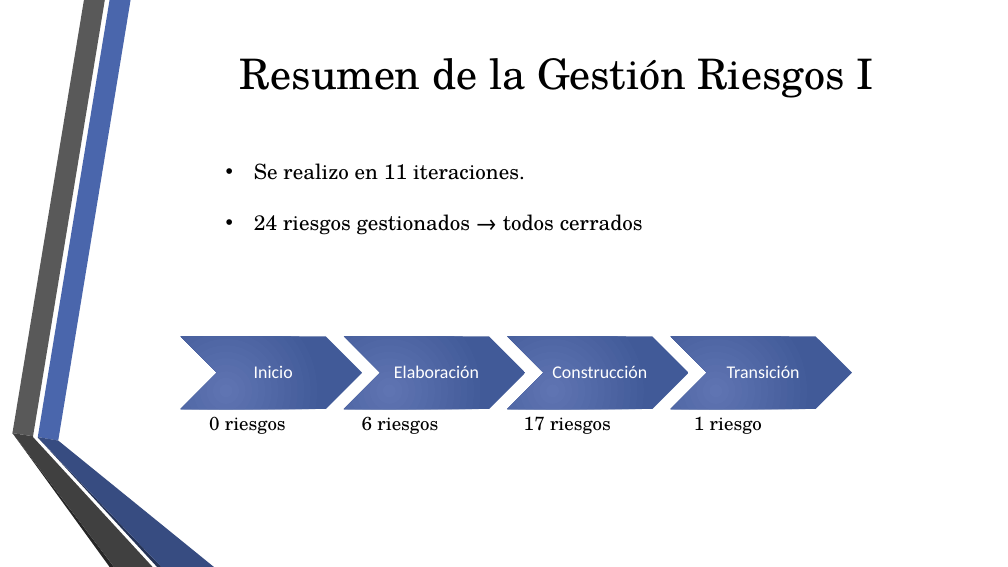
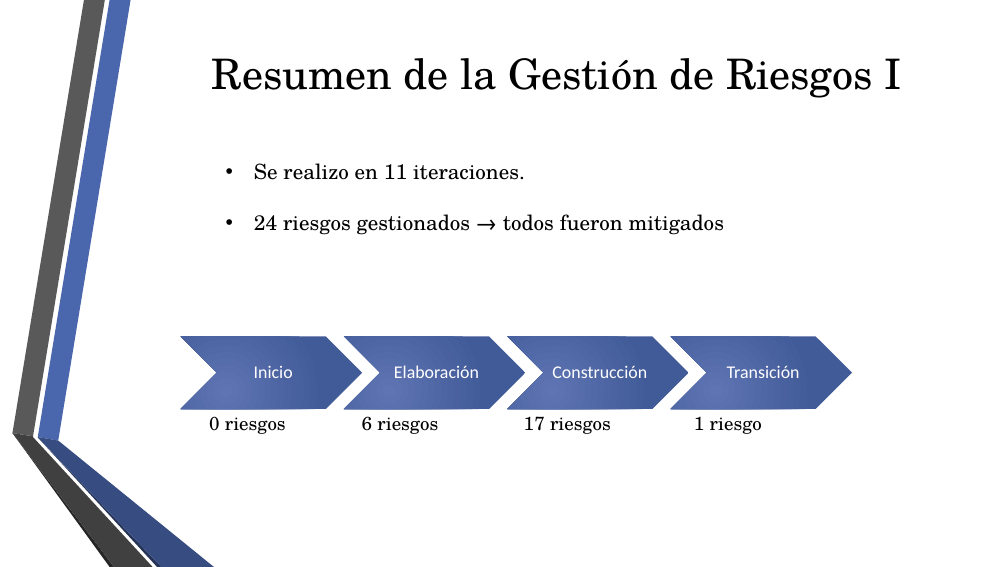
Before and after one commit to fge23/Sistema-VASPA, a slide deck: slide 21 of Presentaciones/Presentación VASPA - Diciembre 2020 - Examen Final/Presentación VASPA - Diciembre 2020 - Examen Final.pptx. Drawn at 1008x567 pixels with LibreOffice and Linux fonts; fonts in the diff are those of the drawing; background and template pictures are left out. Boxes give left, top, right and bottom in pixels: in the first picture for what was removed or moved away, otherwise in the second. Text is boxed around its words. In the diff, an @@ line names an element or a change of style, - is before the commit and + after.

```diff
--- a/Presentaciones/Presentación VASPA - Diciembre 2020 - Examen Final/Presentación VASPA - Diciembre 2020 - Examen Final.pptx
+++ b/Presentaciones/Presentación VASPA - Diciembre 2020 - Examen Final/Presentación VASPA - Diciembre 2020 - Examen Final.pptx
@@ title at [211, 58, 902, 98]: text changed @@
-Resumen de la Gestión Riesgos I
+Resumen de la Gestión de Riesgos I
@@ text at [254, 214, 724, 235]: text changed @@
-• 24 riesgos gestionados → todos cerrados
+• 24 riesgos gestionados → todos fueron mitigados
```
Also in this commit, not shown: 3 other slides changed.
